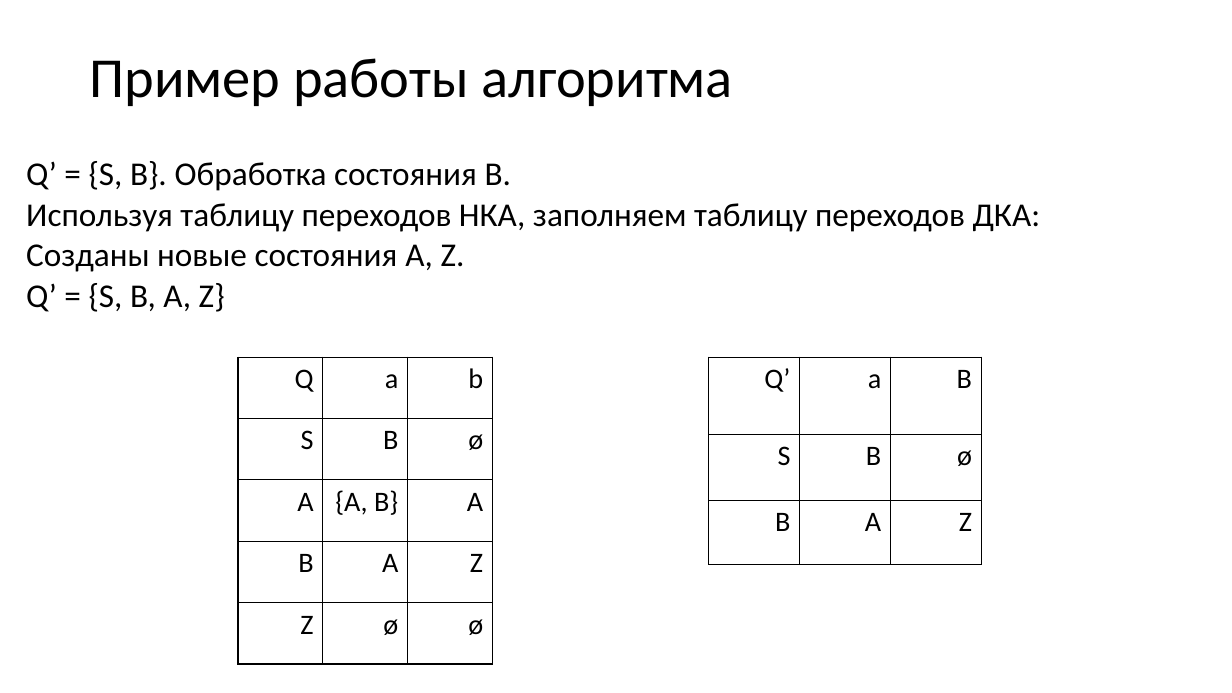
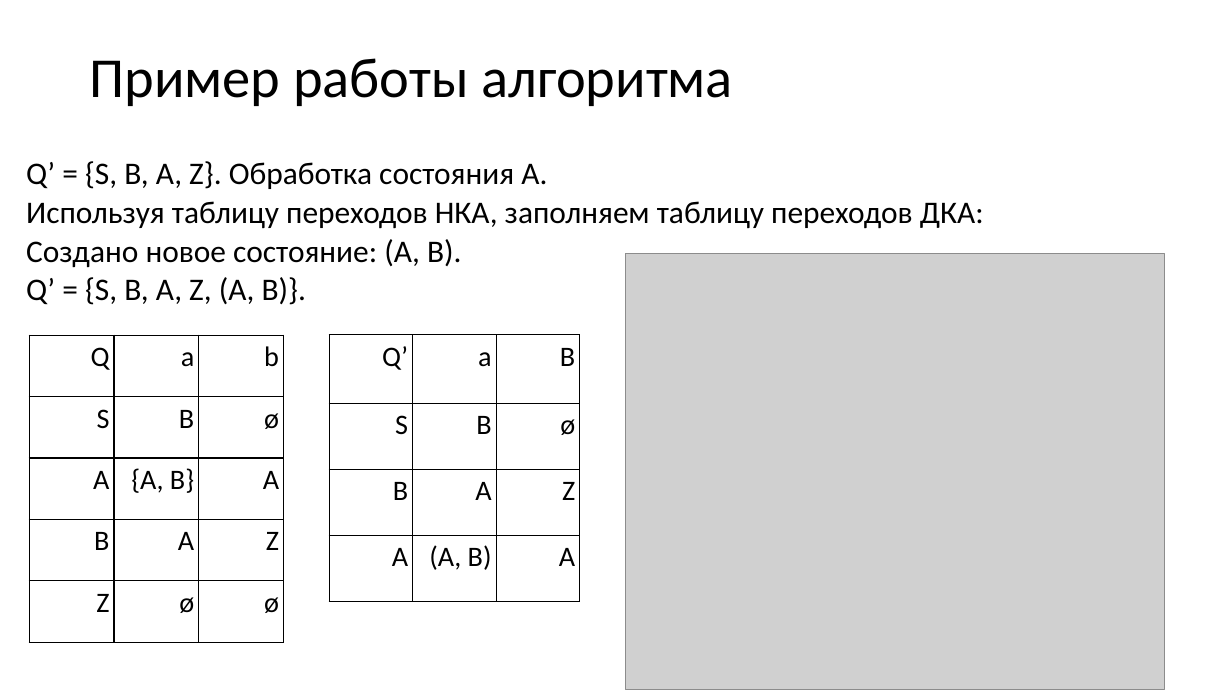
Before and after one commit to goddamnteam/korzun, a slide deck: slide 15 of task4.pptx (slide 14 before the commit). Drawn at 1232x693 pixels with LibreOffice and Linux fonts; fonts in the diff are those of the drawing; grey boxes stand for pictures. Boxes give left, top, right and bottom in pixels: in the first picture for what was removed or moved away, otherwise in the second. Text is boxed around its words. In the diff, an @@ line names an element or a change of style, - is before the commit and + after.

```diff
--- a/task4.pptx
+++ b/task4.pptx
@@ text at (26,161,547,189): text changed; size 25.9 to 24.5 pt @@
-Q’ = {S, B}. Обработка состояния B.
+Q’ = {S, B, A, Z}. Обработка состояния A.
@@ text at (26,201,984,229): size 25.9 to 24.5 pt in "Используя таблицу переходов НКА, заполняем таблицу переходов ..."; line spacing 0.7 to 0.72; less space between paragraphs @@
@@ text at (26,239,462,305): text changed; size 25.9 to 24.5 pt @@
-Созданы новые состояния A, Z.
-Q’ = {S, B, A, Z}
+Создано новое состояние: (A, B).
+Q’ = {S, B, A, Z, (A, B)}.
@@ picture added at (626,253,1165,689) @@
@@ table: place and size @@
-table at (238,357,494,664)
+table at (30,335,285,642)
@@ table at (329,335,579,601) @@
+row 4: A | (A, B) | A
@@ table: place and size @@
-table at (709,357,981,564)
+table at (329,335,579,601)
```
Also in this commit, not shown: 15 other slides changed, 1 slide added.
